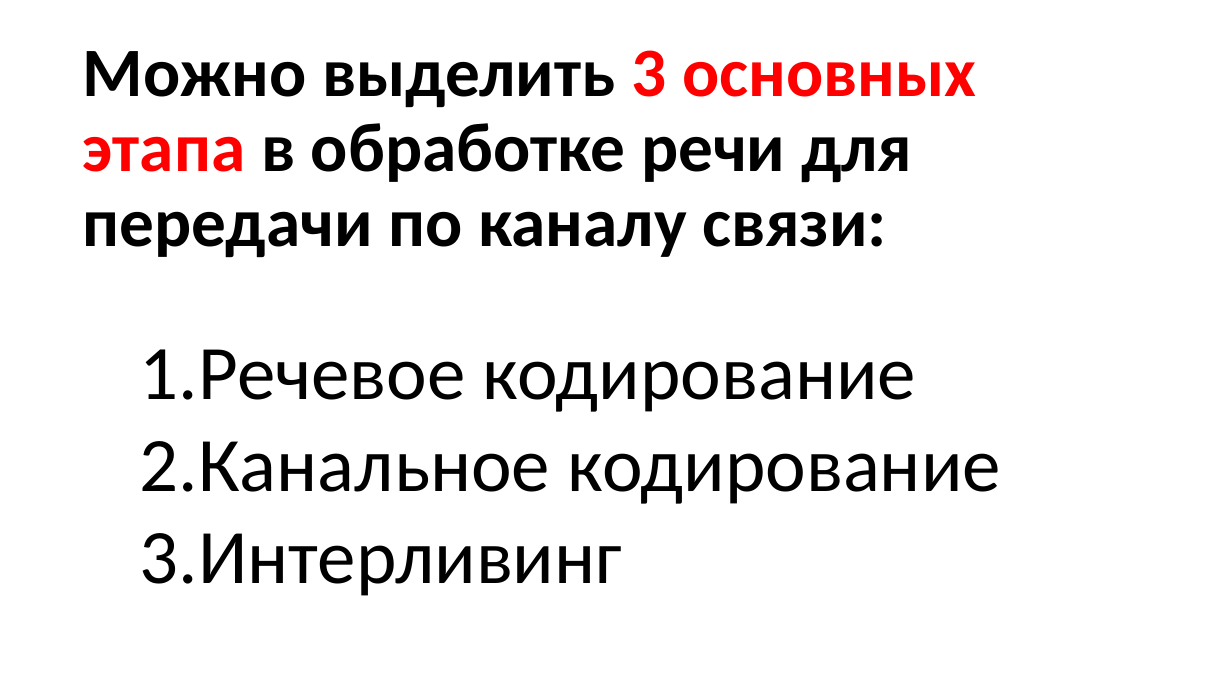
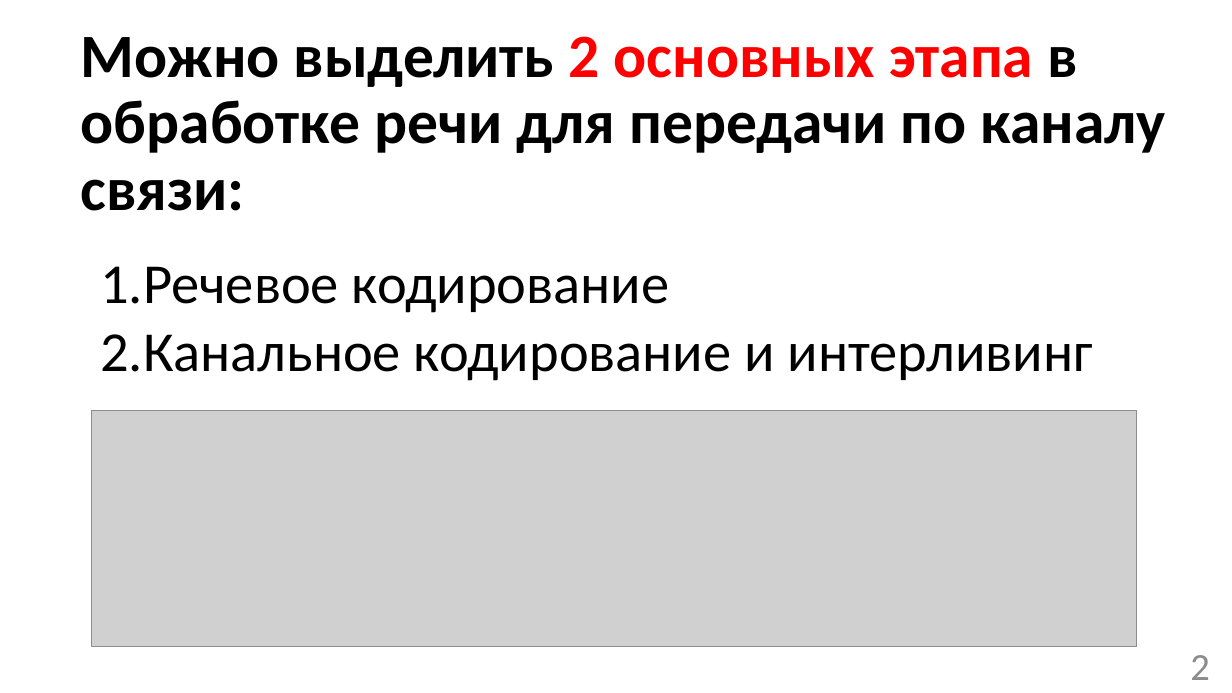
Before and after one commit to mrAdiy/rmsc_bak, a slide deck: slide 2 of Презентация бакалаврской SPEECH.pptx. Drawn at 1232x693 pixels with LibreOffice and Linux fonts; fonts in the diff are those of the drawing; grey boxes stand for pictures. Boxes give left, top, right and bottom in pixels: in the first picture for what was removed or moved away, otherwise in the second. Text is boxed around its words. In the diff, an @@ line names an element or a change of style, - is before the commit and + after.

```diff
--- a/Презентация бакалаврской SPEECH.pptx
+++ b/Презентация бакалаврской SPEECH.pptx
@@ title at bbox=[81, 36, 1166, 211]: text changed; size 54 to 48 pt @@
-Можно выделить 3 основных этапа в обработке речи для передачи по каналу связи:
+Можно выделить 2 основных этапа в обработке речи для передачи по каналу связи:
@@ text "Речевое кодирование": place and size @@
-text "Речевое кодирование" at bbox=[140, 349, 1001, 596]
+text "Речевое кодирование" at bbox=[100, 266, 1093, 381]
@@ text at bbox=[100, 266, 670, 313]: size 60 to 44 pt in "Речевое кодирование" @@
@@ text at bbox=[100, 334, 1093, 381]: text changed; size 60 to 44 pt @@
-2. Канальное кодирование
-3. Интерливинг
+2. Канальное кодирование и интерливинг
@@ picture added at bbox=[91, 410, 1138, 647] @@
@@ page number added at bbox=[1190, 655, 1209, 680], 30 pt, text #8C8C8C @@
+2
```
Also in this commit, not shown: 15 other slides changed, 1 slide added, 1 slide removed, 5 other files.
